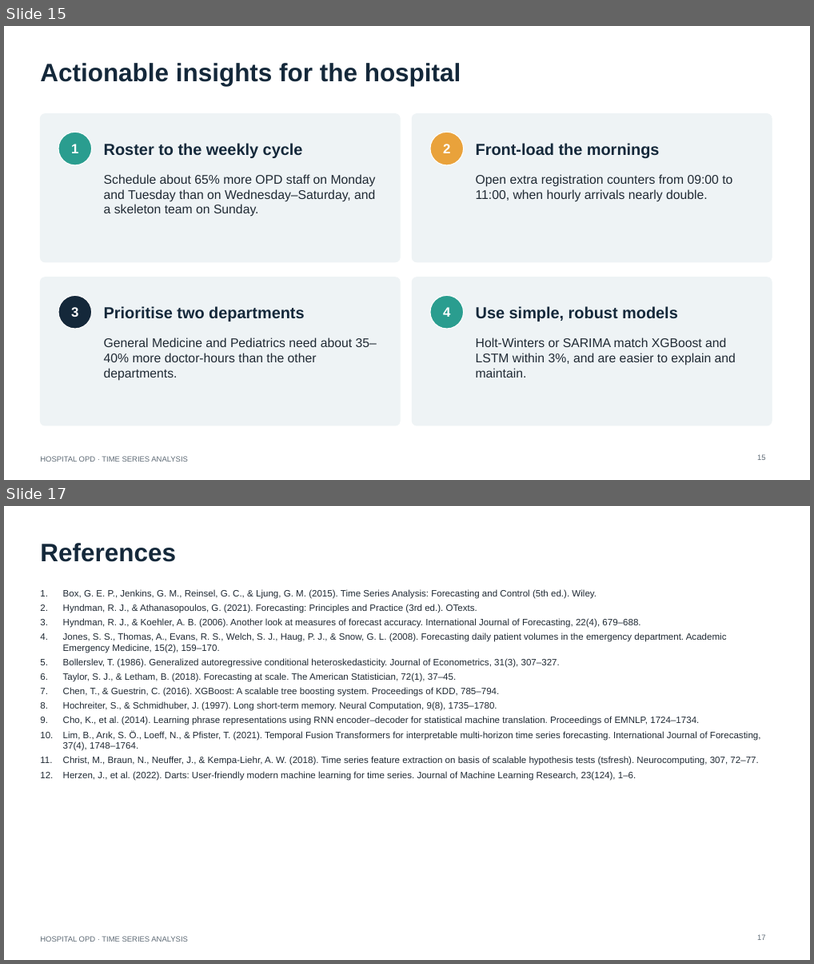
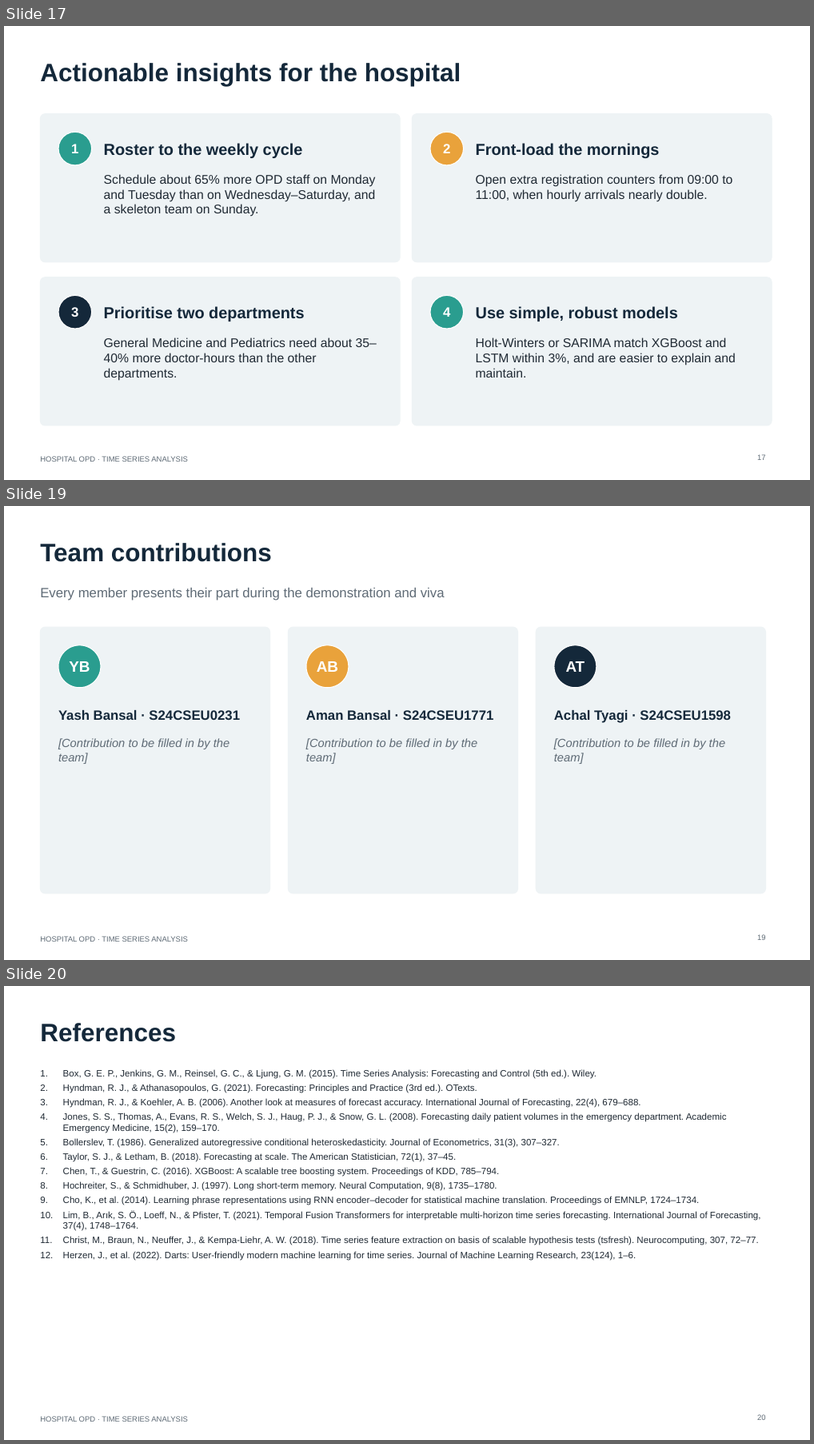
Before and after one commit to YashBansal26/Hospital-OPD-Time-Series-Analysis, a slide deck: presentations/Hospital_OPD_Time_Series_Analysis_Final.pptx. Shown one above the other, each under a label of ours: slides 15 and 17 before the commit, slides 17, 19 and 20 after it; the slides between them are not shown. The pictures are 814x964 and 814x1444 pixels, drawn with LibreOffice and Linux fonts; fonts in the diff are those of the drawing. Boxes give left, top, right and bottom in pixels: in the first picture for what was removed or moved away, otherwise in the second. Text is boxed around its words. In the diff, an @@ line names an element or a change of style, - is before the commit and + after.

Commit message:
Align report with IEEE format and update presentation to final guidelines
- Rewrite report as a two-column IEEE paper (4 pages, 165-word abstract, 10 IEEE references, workflow diagram)
- Add Phase 2 recap, advanced-models rationale and team contribution slides

```diff
--- a/presentations/Hospital_OPD_Time_Series_Analysis_Final.pptx
+++ b/presentations/Hospital_OPD_Time_Series_Analysis_Final.pptx
@@ slide 19 added at (4, 506, 810, 960), background #FFFFFF; not listed: 1 template element that a slide beside it also shows @@
@@ title added at (40, 543, 272, 562), 30 pt, text #14283A, bold @@
+Team contributions
@@ text added at (40, 588, 445, 600), 16 pt, text #5F6B76 @@
+Every member presents their part during the demonstration and viva
@@ rounded rectangle added at (40, 627, 270, 893), fill #EEF3F5, outline #EEF3F5 1 pt @@
@@ ellipse added at (58, 645, 101, 688), fill #2A9D8F, outline #FFFFFF 1 pt @@
@@ rounded rectangle added at (288, 627, 518, 893), fill #EEF3F5, outline #EEF3F5 1 pt @@
@@ ellipse added at (306, 645, 349, 688), fill #E9A23B, outline #FFFFFF 1 pt @@
@@ rounded rectangle added at (536, 627, 766, 893), fill #EEF3F5, outline #EEF3F5 1 pt @@
@@ ellipse added at (554, 645, 597, 688), fill #14283A, outline #FFFFFF 1 pt @@
@@ text added at (69, 661, 90, 672), 18 pt, text #FFFFFF, bold @@
+YB
@@ text added at (317, 661, 338, 672), 18 pt, text #FFFFFF, bold @@
+AB
@@ text added at (566, 661, 586, 672), 18 pt, text #FFFFFF, bold @@
+AT
@@ text added at (58, 710, 240, 720), 16 pt, text #14283A, bold @@
+Yash Bansal · S24CSEU0231
@@ text added at (306, 710, 494, 720), 16 pt, text #14283A, bold @@
+Aman Bansal · S24CSEU1771
@@ text added at (554, 710, 731, 723), 16 pt, text #14283A, bold @@
+Achal Tyagi · S24CSEU1598
@@ text added at (58, 738, 230, 764), 14 pt, text #5F6B76, italic @@
+[Contribution to be filled in by the team]
@@ text added at (306, 738, 478, 764), 14 pt, text #5F6B76, italic @@
+[Contribution to be filled in by the team]
@@ text added at (554, 738, 726, 764), 14 pt, text #5F6B76, italic @@
+[Contribution to be filled in by the team]
@@ page number added at (758, 934, 766, 940), 9 pt, text #5F6B76 @@
+19
@@ what was slide 15 is now slide 17 @@
@@ page number at (758, 454, 766, 460): text changed @@
-15
+17
@@ what was slide 17 is now slide 20 @@
@@ page number at (758, 1414, 766, 1420): text changed @@
-17
+20
```
Also in this commit, not shown: 4 slides changed, 2 other slides added, 1 other file.
